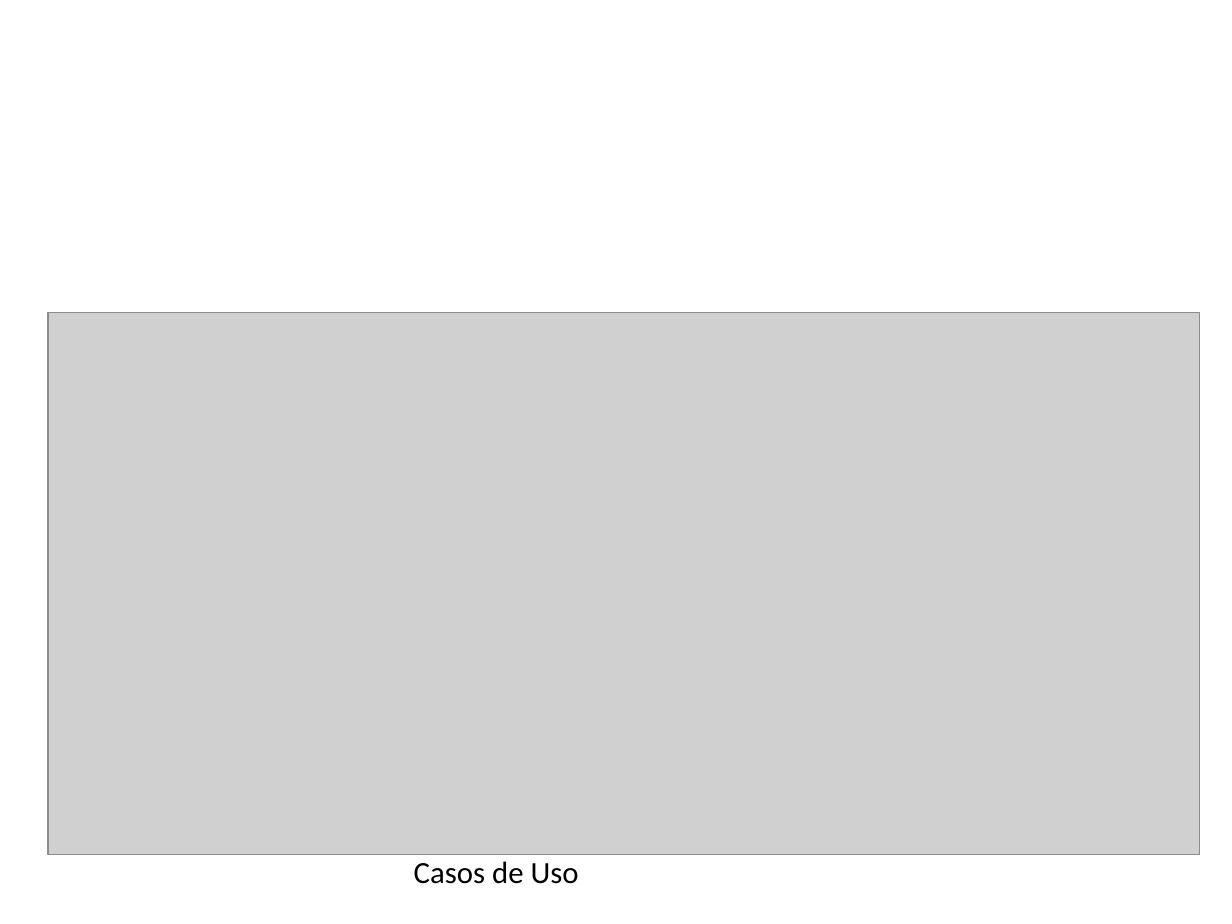
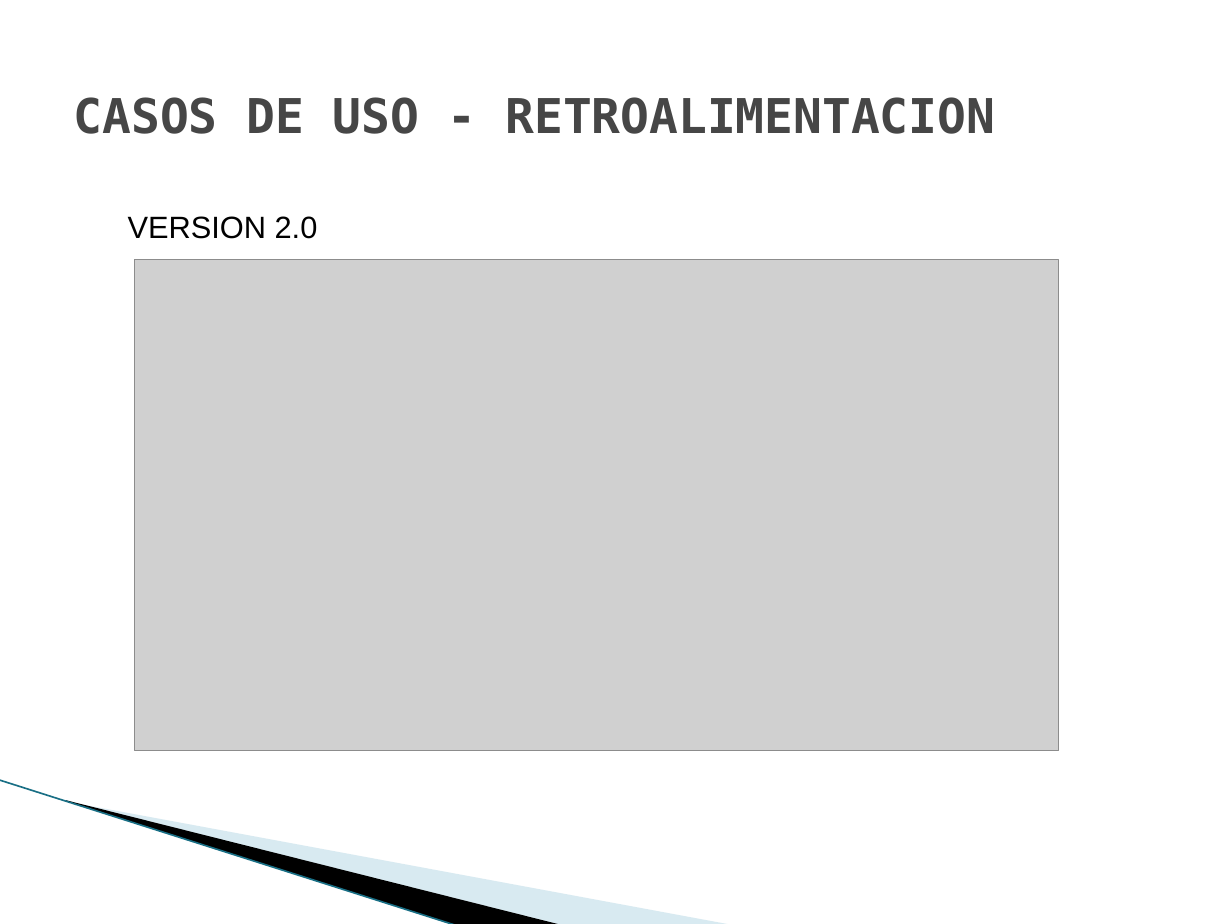
Before and after one commit to gtjemwa/ka2-proyect, a slide deck: slide 4 of Presentación Skysolution entrega 1.pptx (slide 6 before the commit). Drawn at 1232x924 pixels with LibreOffice and Linux fonts; fonts in the diff are those of the drawing; grey boxes stand for pictures; background and template pictures are left out. Boxes give left, top, right and bottom in pixels: in the first picture for what was removed or moved away, otherwise in the second. Text is boxed around its words. In the diff, an @@ line names an element or a change of style, - is before the commit and + after.

```diff
--- a/Presentación Skysolution entrega 1.pptx
+++ b/Presentación Skysolution entrega 1.pptx
@@ title "CASOS DE USO - RETROALIMENTACION" at <box>74,97,996,134</box>: vertical alignment top to middle @@
@@ title at <box>74,97,996,134</box>: text changed; size 18 to 28 pt; font Calibri to DejaVu Sans Mono; text colour #000000 to #464646; bold on @@
-Casos de Uso
+CASOS DE USO - RETROALIMENTACION
@@ text added at <box>128,216,318,239</box>, 18 pt, text #000000 @@
+VERSION 2.0
@@ picture: place and size @@
-picture at <box>48,313,1200,855</box>
+picture at <box>134,260,1058,750</box>
@@ freeform shape added at <box>96,674,609,869</box>, fill #A0CBDC at 40% opacity @@
@@ freeform shape added at <box>0,780,505,893</box>, fill #000000 @@
@@ line added from (0, 780) to (457, 924), #97C5D8 0.95 pt @@
```
Also in this commit, not shown: 1 other slide changed, 11 slides added, 6 slides removed, 3 other files.
